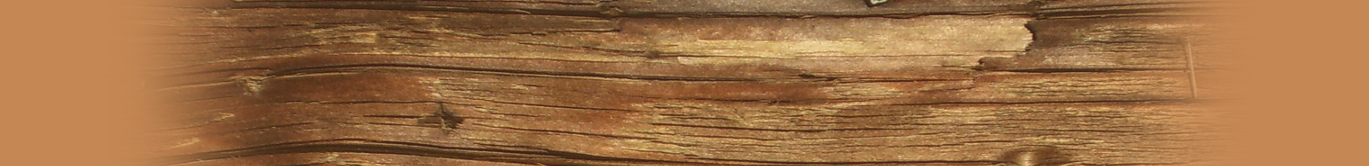
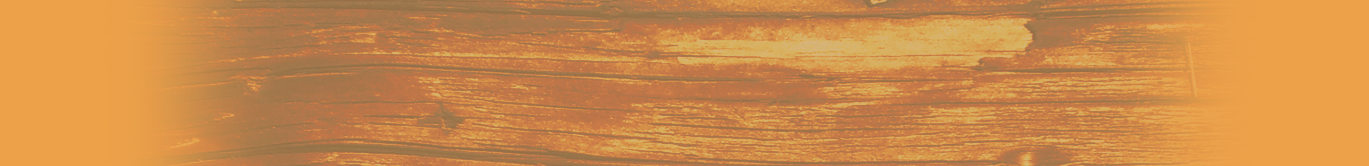
The second w=1369, h=166 image is a revision of the first. Changes to its layers:
added layer "kopia: Wklejona warstwa #1" (56%) above "Wklejona warstwa" over 105, 0, 1264, 166
hid "Wklejona warstwa" over 105, 0, 1264, 166
added layer "kopia: Warstwa" above "Warstwa" over 0, 0, 1369, 166
hid "Warstwa" over 0, 0, 1369, 166
